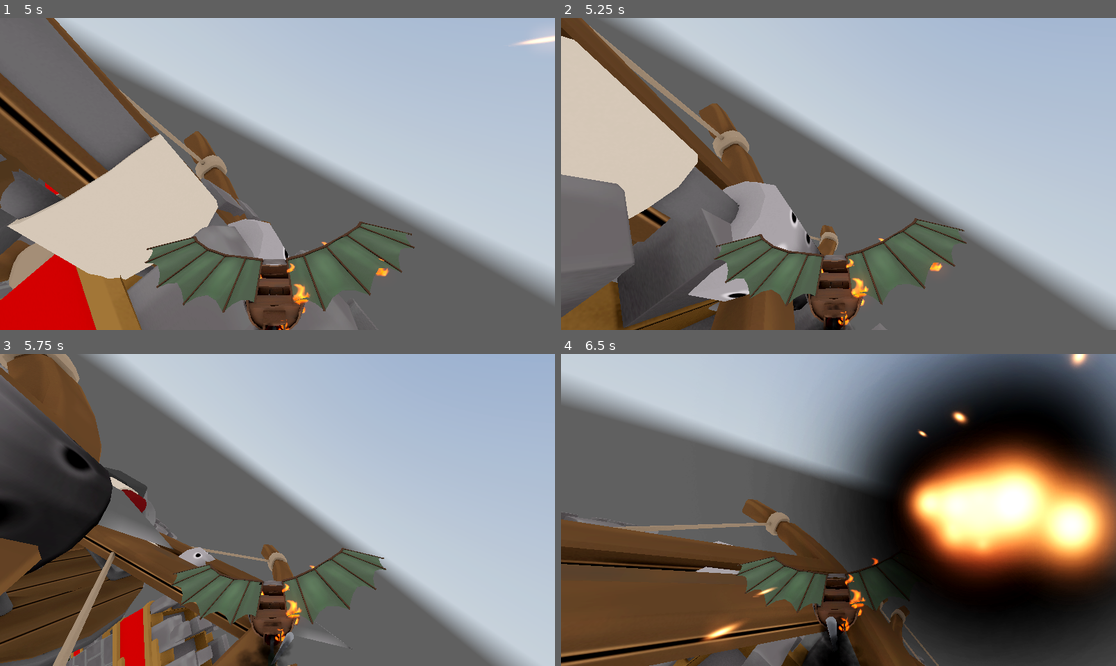
Above: before the commit, frames 1-4 (two rows, left to right).
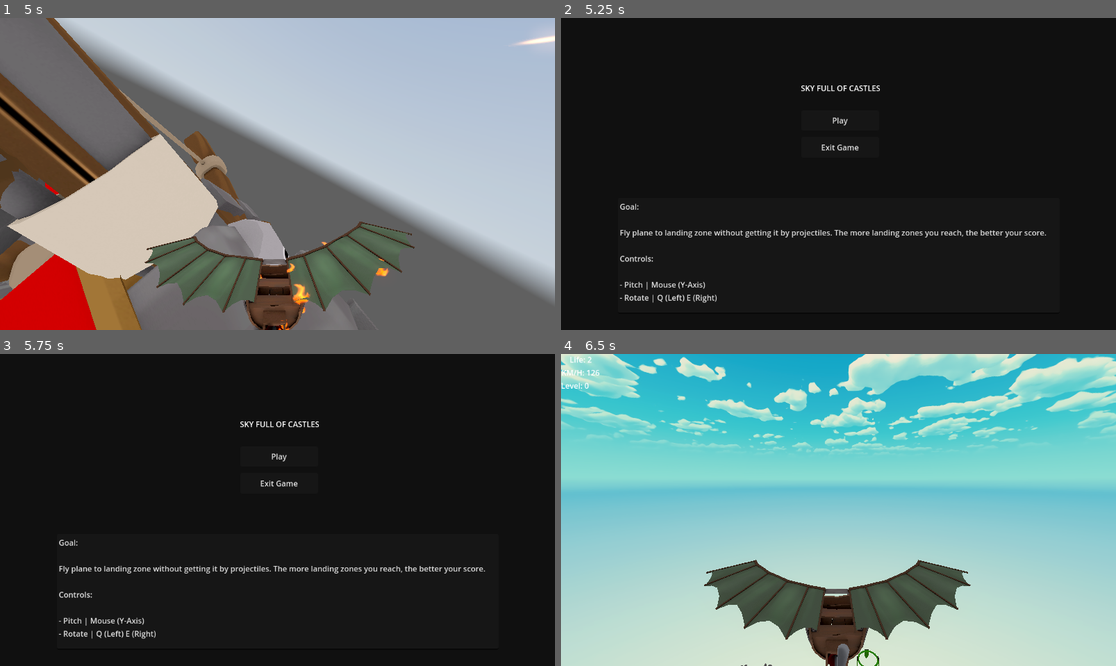
Above: after the commit, the same moments.

Repository: SimDubz/godot_gamejam_01
Game: Godot game, scene res://scenes/playground.tscn
Same seed, same stepped clock (60 frames per second), same inputs: the game is played once before the commit and once after it. This scene is started directly instead of the project's main scene. A sky picture missing from this copy of the repository is replaced by a grey-blue gradient.
Inputs (mouse positions are in pixels of both pictures, inside the frame that each line leads up to):
- Up to frame 1 (5 s): tap Enter (ui_accept) at 0.5, 0.77, 1.52, 3.02, 3.77, 4.52 s; move the mouse to (305, 174) at 0.52 s; hold E (rotate_right) 0.53-1.28 s; move the mouse to (249, 174) at 1.27 s; hold Q (rotate_left) 1.28-2.03 s; move the mouse to (288, 167) at 2.02 s; hold E (rotate_right) 2.03-3.53 s; move the mouse to (271, 180) at 2.77 s; move the mouse to (316, 177) at 3.52 s; hold Q (rotate_left) from 3.53 s (still down); move the mouse to (233, 170) at 4.27 s
- Up to frame 2 (5.25 s): keep holding Q (rotate_left); move the mouse to (844, 174) at 5.02 s
- Up to frame 3 (5.75 s): keep holding Q (rotate_left)
- Up to frame 4 (6.5 s): release Q (rotate_left) at 5.75 s; click (838, 456) at 5.75 s, where only the run after the commit has a clickable "Play"

Frame 1 is identical in both runs. In frame 2, 99% of the frame differs, in the area x 0-100%, y 0-100%; in frame 3, 95%; in frame 4, 98%.
Error before the commit: Invalid assignment of property or key 'emitting' with value of type 'bool' on a base object of type 'AudioStreamPlayer'. (res://scripts/Player.gd:86)

Commit message:
Fixed explosions

Diff:
--- a/arts/vfx/vfx_Explosion.tscn
+++ b/arts/vfx/vfx_Explosion.tscn
@@ -115,7 +115,7 @@
 
 [node name="vfx_Explosion" type="Node3D"]
 
-[node name="Sparks" type="GPUParticles3D" parent="."]
+[node name="Sparks" type="GPUParticles3D" parent="." groups=["death"]]
 material_override = SubResource("StandardMaterial3D_tamjg")
 emitting = false
 amount = 20
@@ -125,7 +125,7 @@
 process_material = SubResource("ParticleProcessMaterial_cjq1o")
 draw_pass_1 = SubResource("QuadMesh_joakf")
 
-[node name="Flash" type="GPUParticles3D" parent="."]
+[node name="Flash" type="GPUParticles3D" parent="." groups=["death"]]
 material_override = ExtResource("2_oxy1y")
 emitting = false
 amount = 1
@@ -135,7 +135,7 @@
 process_material = SubResource("ParticleProcessMaterial_wmfm3")
 draw_pass_1 = SubResource("QuadMesh_b7bd8")
 
-[node name="Fire" type="GPUParticles3D" parent="."]
+[node name="Fire" type="GPUParticles3D" parent="." groups=["death"]]
 material_override = ExtResource("2_oxy1y")
 emitting = false
 amount = 13
@@ -145,7 +145,7 @@
 process_material = SubResource("ParticleProcessMaterial_e8dqp")
 draw_pass_1 = SubResource("QuadMesh_y4f37")
 
-[node name="Smoke" type="GPUParticles3D" parent="."]
+[node name="Smoke" type="GPUParticles3D" parent="." groups=["death"]]
 material_override = ExtResource("2_oxy1y")
 emitting = false
 amount = 10
--- a/scripts/Player.gd
+++ b/scripts/Player.gd
@@ -81,8 +81,9 @@
 		var explosion = explosion_scene.instantiate()
 		var player = $CharacterModel
 		player.add_child(explosion)
-		for i in range(explosion.get_children().size()):
-			var effect = explosion.get_child(i)
+
+		var explosions = explosion.get_tree().get_nodes_in_group("death")
+		for effect in explosions:
 			effect.emitting = true
 
 		var timer = get_tree().create_timer(.5)
Not shown: 2 places in assets/barrel_plane.tscn that only renumber resources
